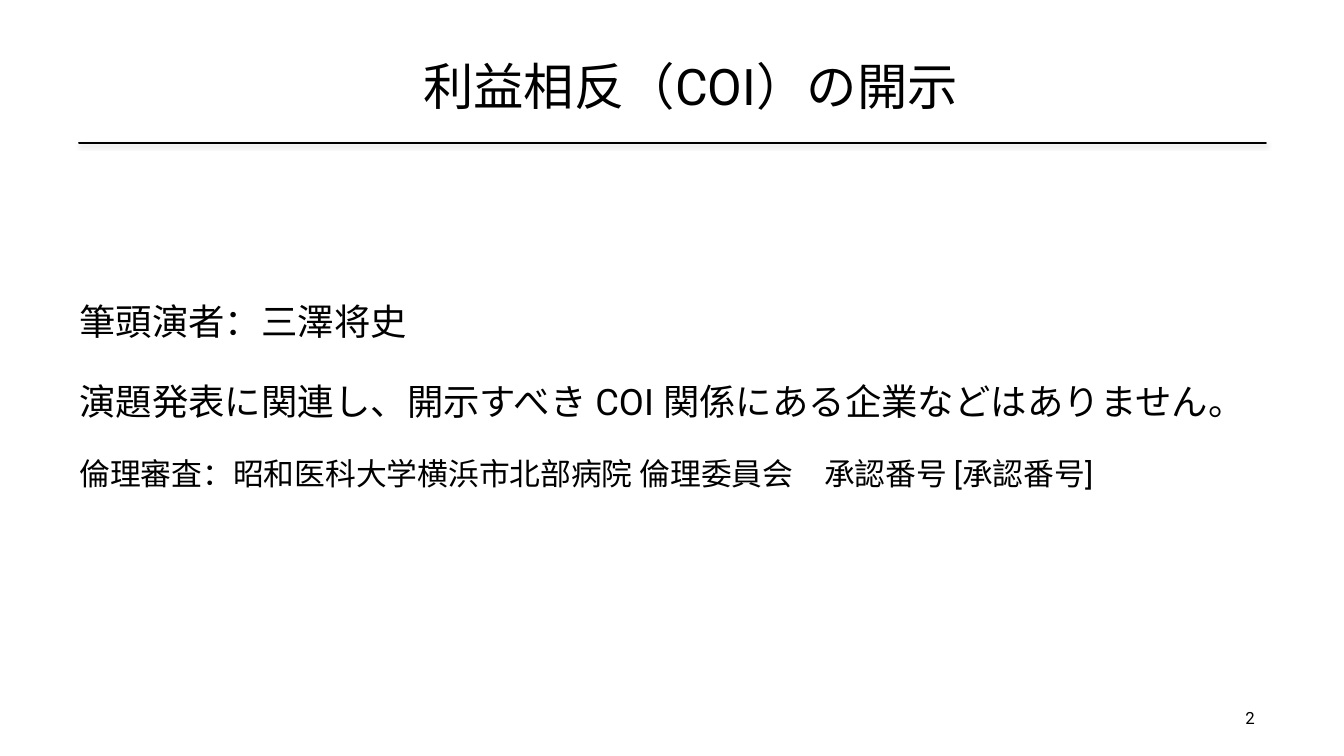
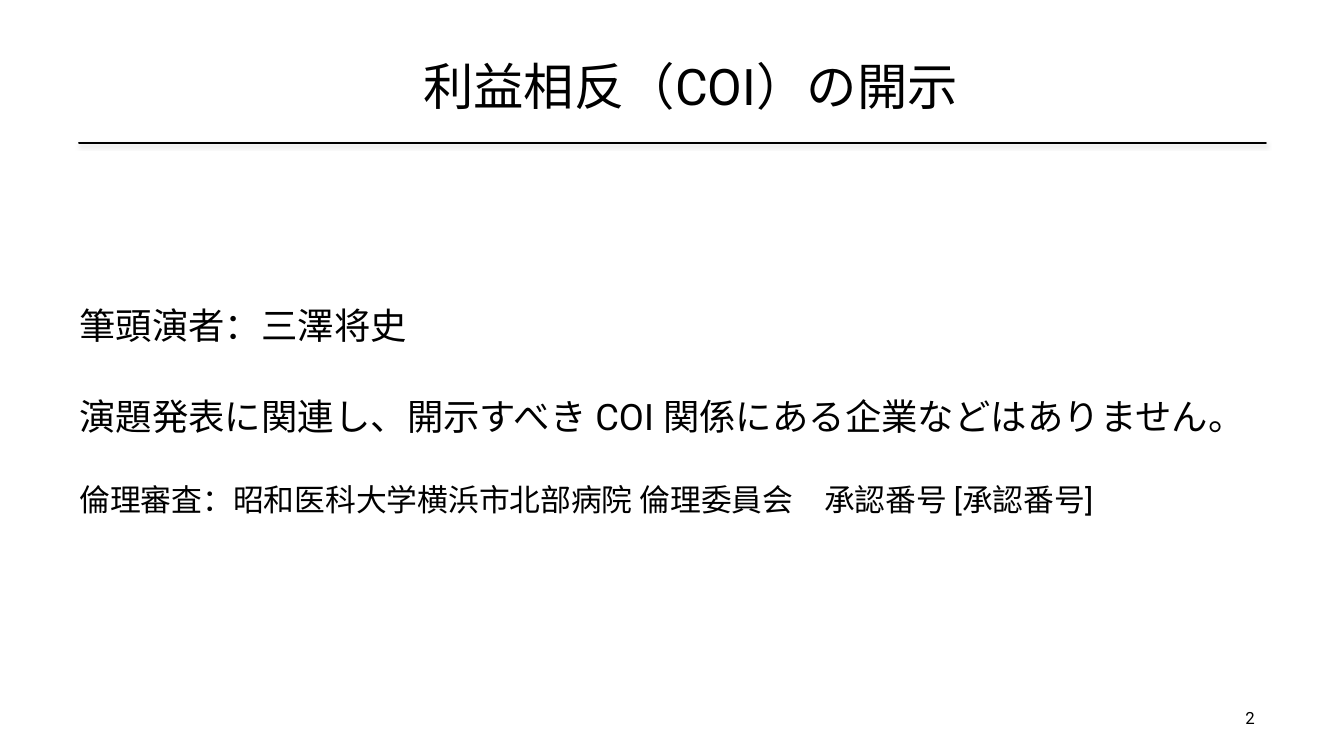
Before and after one commit to masa-med-ai/2026-7-Claude-, a slide deck: slide 2 of samples/学会発表サンプル2_ESD後出血_王道デザイン.pptx. Drawn at 1344x756 pixels with LibreOffice and Linux fonts; fonts in the diff are those of the drawing. Boxes give left, top, right and bottom in pixels: in the first picture for what was removed or moved away, otherwise in the second. Text is boxed around its words. In the diff, an @@ line names an element or a change of style, - is before the commit and + after.

```diff
--- a/samples/学会発表サンプル2_ESD後出血_王道デザイン.pptx
+++ b/samples/学会発表サンプル2_ESD後出血_王道デザイン.pptx
@@ text "筆頭演者：三澤将史": place and size @@
-text "筆頭演者：三澤将史" at [79,304,407,338]
+text "筆頭演者：三澤将史" at [79,308,407,342]
@@ text "演題発表に関連し、開示すべき COI 関係にある企業などはありません。": place and size @@
-text "演題発表に関連し、開示すべき COI 関係にある企業などはありません。" at [79,384,1244,418]
+text "演題発表に関連し、開示すべき COI 関係にある企業などはありません。" at [79,399,1244,433]
@@ text "倫理審査：昭和医科大学横浜市北部病院 倫理委員会 承認番号 [承認番号]": place and size @@
-text "倫理審査：昭和医科大学横浜市北部病院 倫理委員会 承認番号 [承認番号]" at [79,459,1093,490]
+text "倫理審査：昭和医科大学横浜市北部病院 倫理委員会 承認番号 [承認番号]" at [79,485,1093,516]
```
Also in this commit, not shown: 6 other slides changed, 2 other files.
